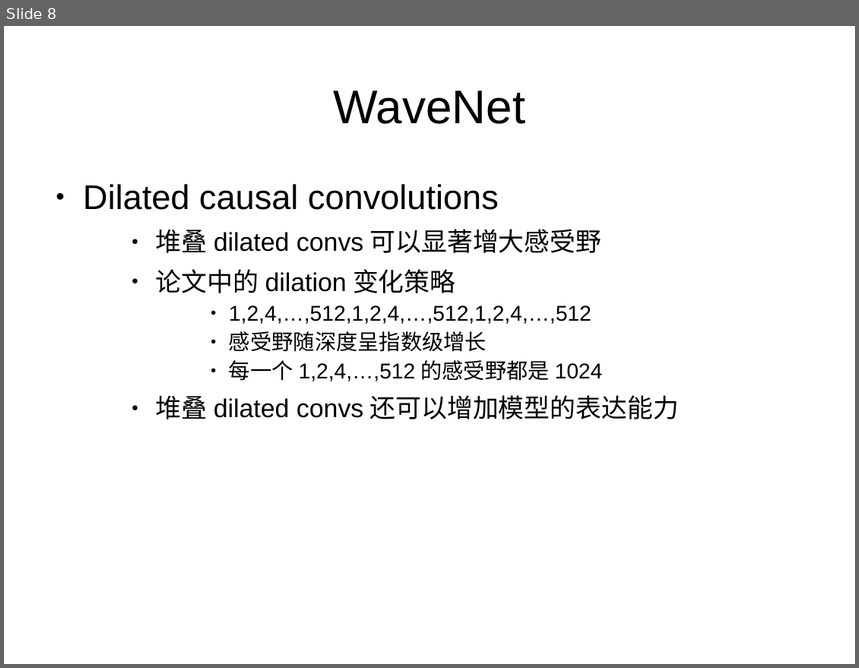
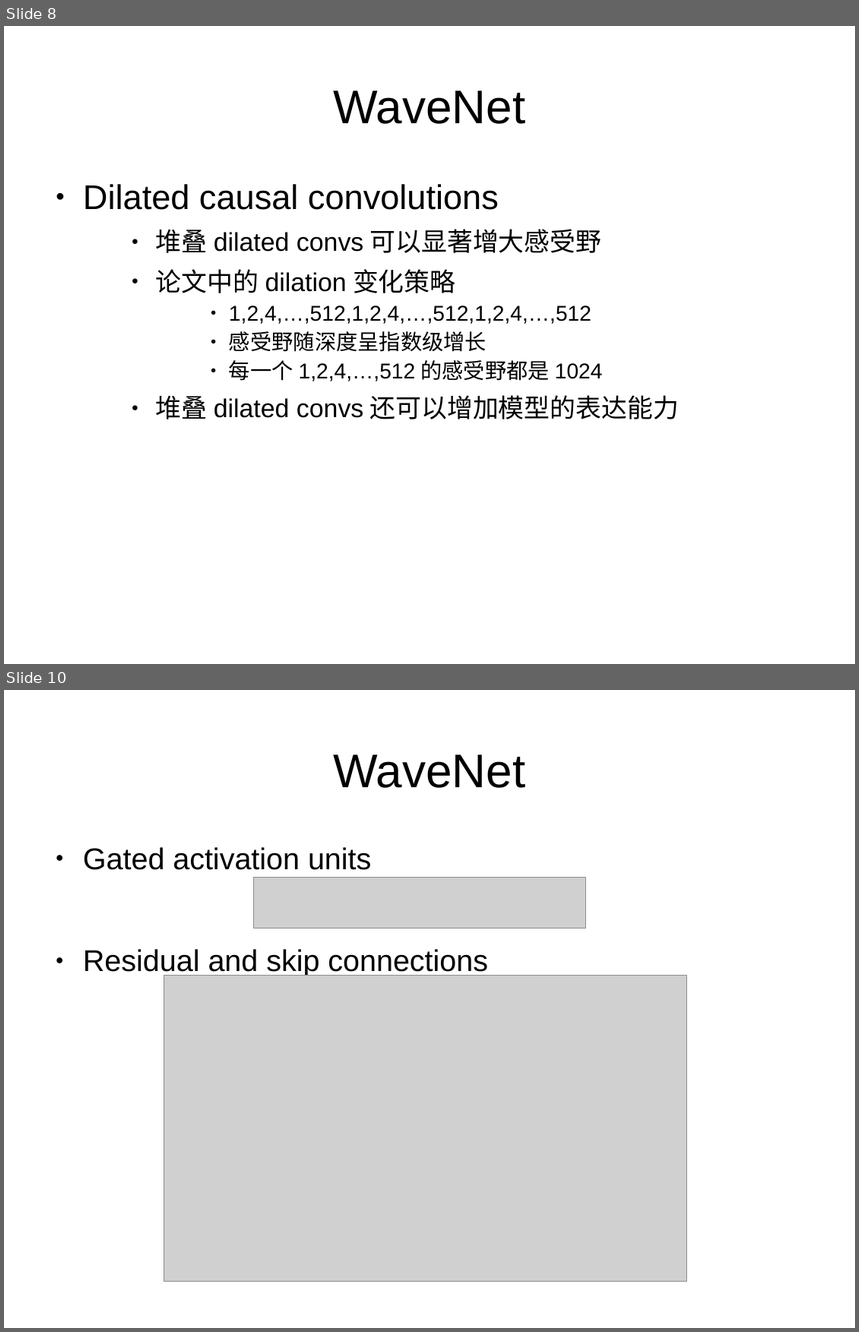
Before and after one commit to iloveat/book_share, a slide deck: wavenet/wavenet.odp. Shown one above the other, each under a label of ours: slide 8 before the commit, slides 8 and 10 after it; the slides between them are not shown. The pictures are 859x668 and 859x1332 pixels, drawn with LibreOffice and Linux fonts; fonts in the diff are those of the drawing; grey boxes stand for pictures. Boxes give left, top, right and bottom in pixels: in the first picture for what was removed or moved away, otherwise in the second. Text is boxed around its words. In the diff, an @@ line names an element or a change of style, - is before the commit and + after.

```diff
--- a/wavenet/wavenet.odp
+++ b/wavenet/wavenet.odp
@@ slide 10 added at (4, 690, 855, 1328), background #FFFFFF @@
@@ title added at (333, 755, 525, 788), 44 pt, text #000000 @@
+WaveNet
@@ text added at (83, 847, 488, 977), 28 pt, text #000000 @@
+● Gated activation units
+● Residual and skip connections
@@ picture added at (253, 878, 586, 929) @@
@@ picture added at (164, 976, 686, 1282) @@
```
Also in this commit, not shown: 2 other slides added, 1 slide removed, 10 other files.
